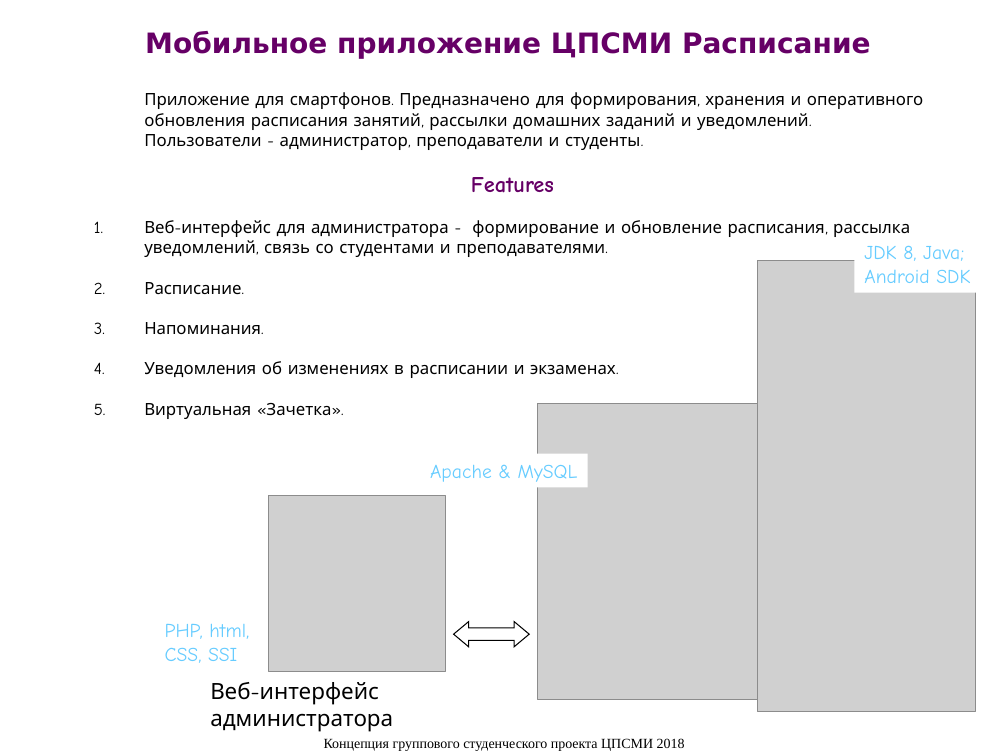
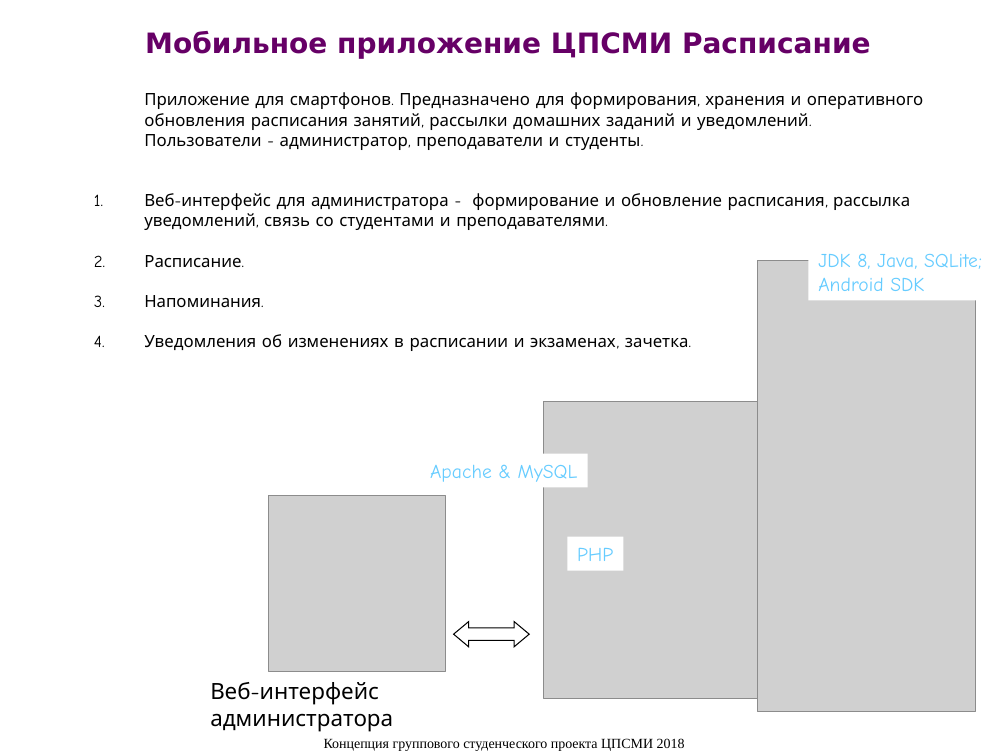
Before and after one commit to elena-roshchina/schedule-cpsmi, a slide deck: slide 1 of Itinerary1.ppt. Drawn at 1008x756 pixels with LibreOffice and Linux fonts; fonts in the diff are those of the drawing; grey boxes stand for pictures. Boxes give left, top, right and bottom in pixels: in the first picture for what was removed or moved away, otherwise in the second. Text is boxed around its words. In the diff, an @@ line names an element or a change of style, - is before the commit and + after.

```diff
--- a/Itinerary1.ppt
+++ b/Itinerary1.ppt
@@ text at <box>471,177,554,193</box>: paragraph removed @@
-Features
@@ rectangle "JDK 8, Java, SQLite;": place and size @@
-rectangle "JDK 8, Java, SQLite;" at <box>855,235,982,292</box>
+rectangle "JDK 8, Java, SQLite;" at <box>808,243,993,300</box>
@@ text in rectangle at <box>818,253,982,269</box>: text changed @@
-JDK 8, Java;
+JDK 8, Java, SQLite;
@@ text at <box>144,334,689,351</box>: text changed @@
-4. Уведомления об изменениях в расписании и экзаменах.
-5. Виртуальная «Зачетка».
+4. Уведомления об изменениях в расписании и экзаменах, зачетка.
@@ picture: place and size @@
-picture at <box>537,403,836,700</box>
+picture at <box>543,402,842,699</box>
@@ rectangle added at <box>568,536,624,571</box>, fill #FFFFFF, 14 pt, text #66CCFF @@
+PHP
@@ text removed at <box>165,624,249,663</box> @@
-PHP, html,
-CSS, SSI
```
Also in this commit, not shown: 4 other slides changed, 4 slides added, 2 slides removed.
